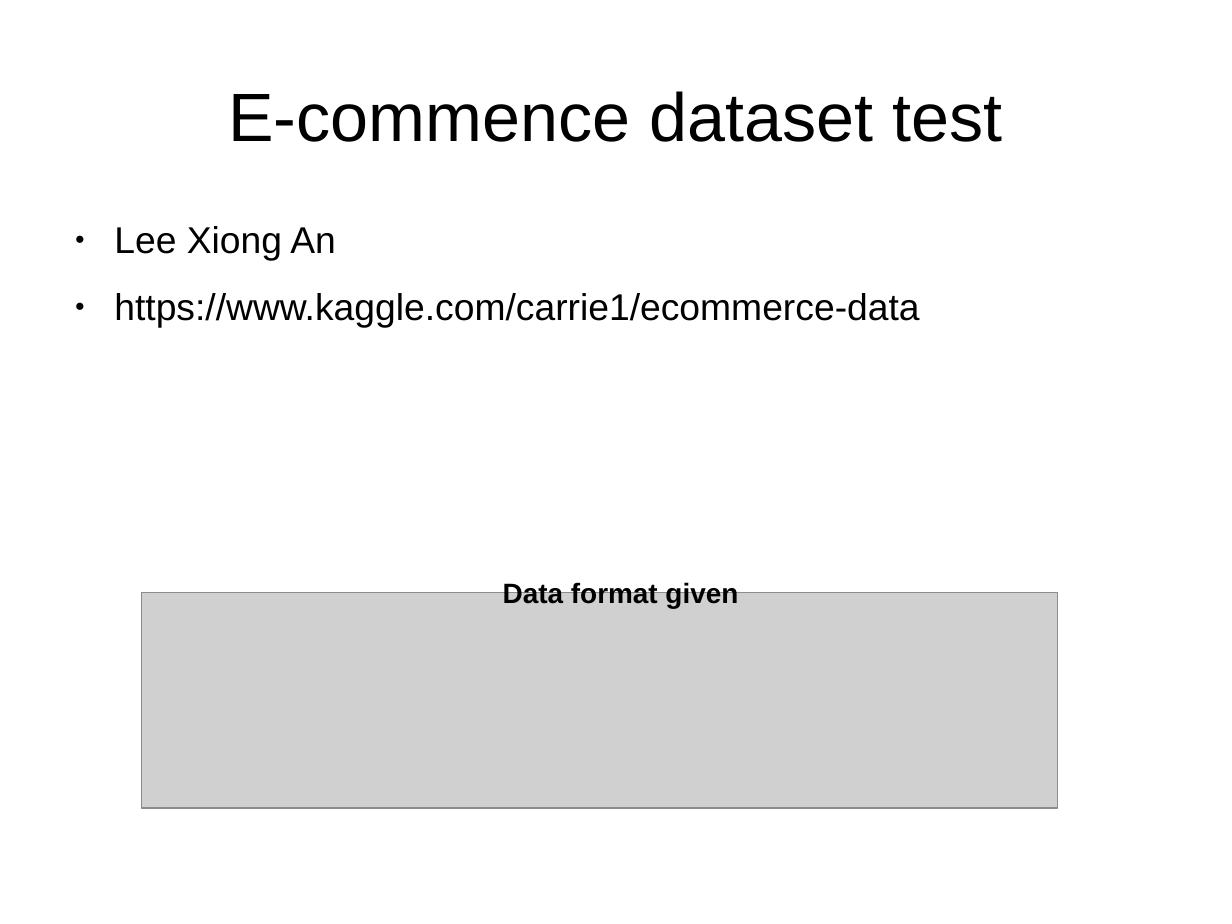
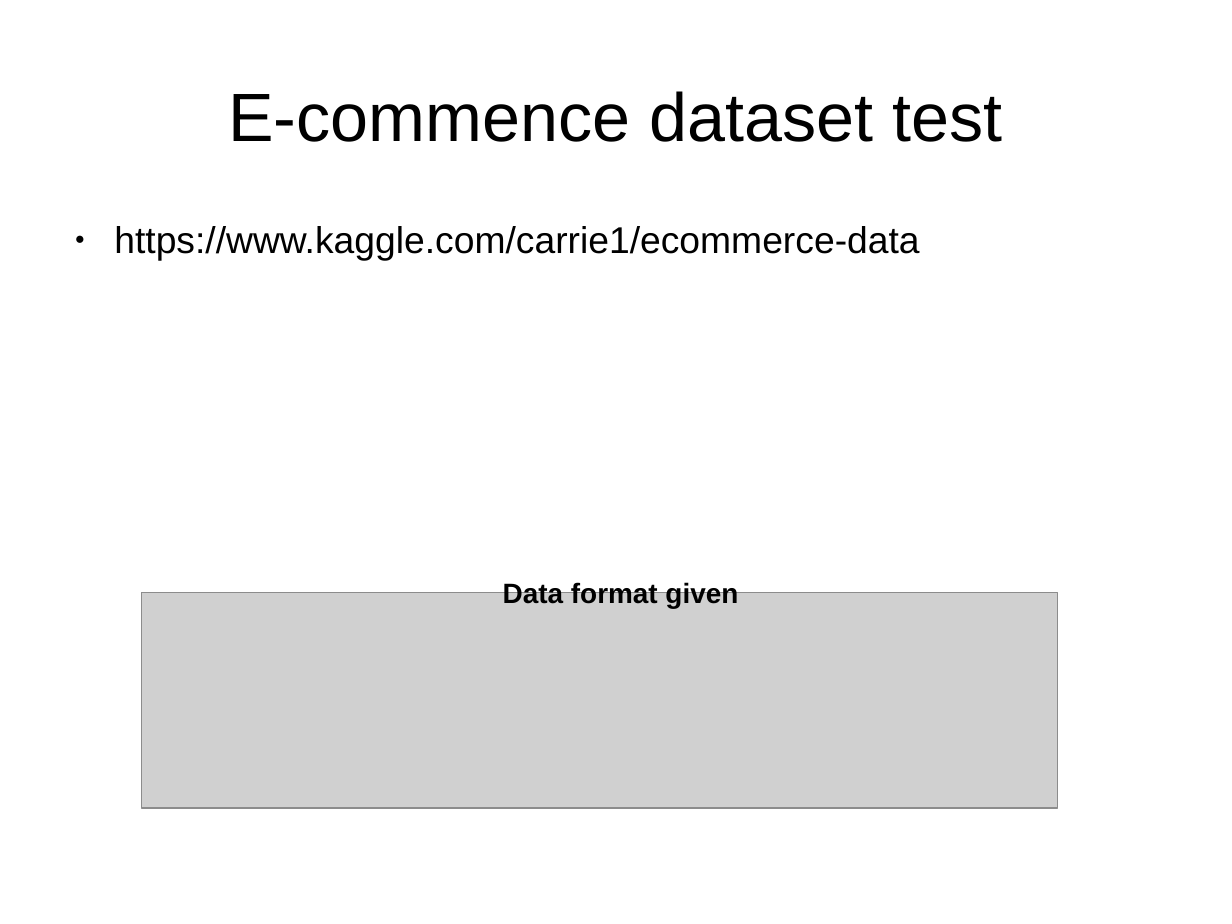
Before and after one commit to leexa90/E-commece-Data-Science, a slide deck: slide 2 of Present.odp. Drawn at 1232x924 pixels with LibreOffice and Linux fonts; fonts in the diff are those of the drawing; grey boxes stand for pictures. Boxes give left, top, right and bottom in pixels: in the first picture for what was removed or moved away, otherwise in the second. Text is boxed around its words. In the diff, an @@ line names an element or a change of style, - is before the commit and + after.

```diff
--- a/Present.odp
+++ b/Present.odp
@@ text at [114,226,336,261]: paragraph removed @@
-● Lee Xiong An
```
Also in this commit, not shown: 3 other slides changed, 1 other file.
